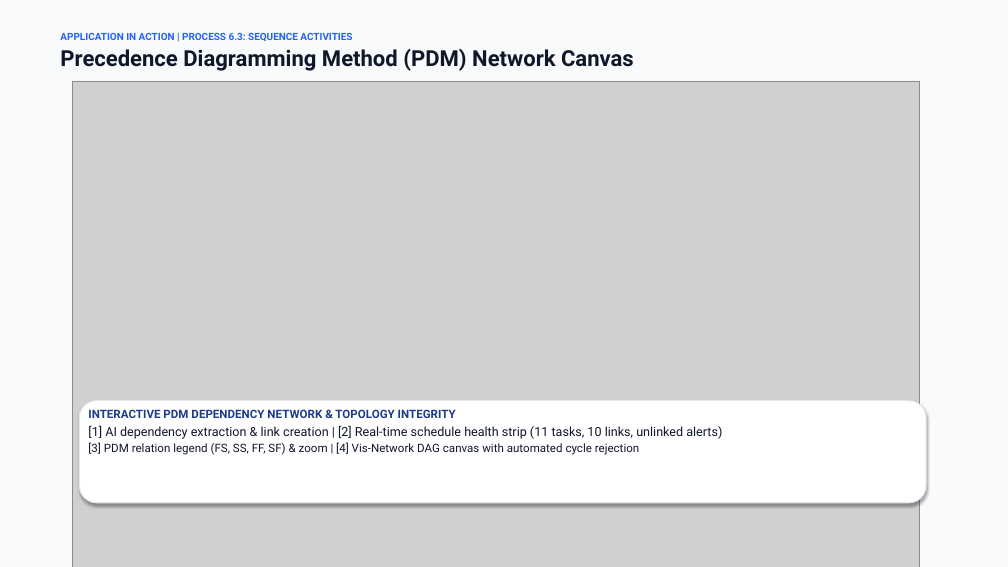
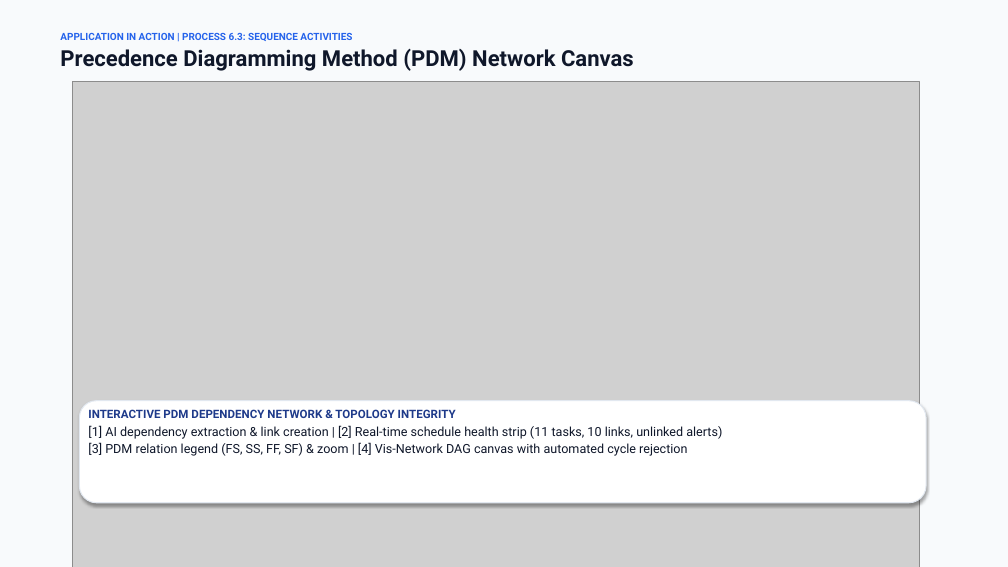
Before and after one commit to Tenshin000/SyncFlow, a slide deck: slide 9 of Presentation.pptx (slide 10 before the commit). Drawn at 1008x567 pixels with LibreOffice and Linux fonts; fonts in the diff are those of the drawing; grey boxes stand for pictures. Boxes give left, top, right and bottom in pixels: in the first picture for what was removed or moved away, otherwise in the second. Text is boxed around its words. In the diff, an @@ line names an element or a change of style, - is before the commit and + after.

```diff
--- a/Presentation.pptx
+++ b/Presentation.pptx
@@ text at <box>88,442,687,456</box>: size 11 to 12 pt in "[3] PDM relation legend (FS, SS, FF, ..." @@
```
Also in this commit, not shown: 9 other slides changed, 8 other files.
